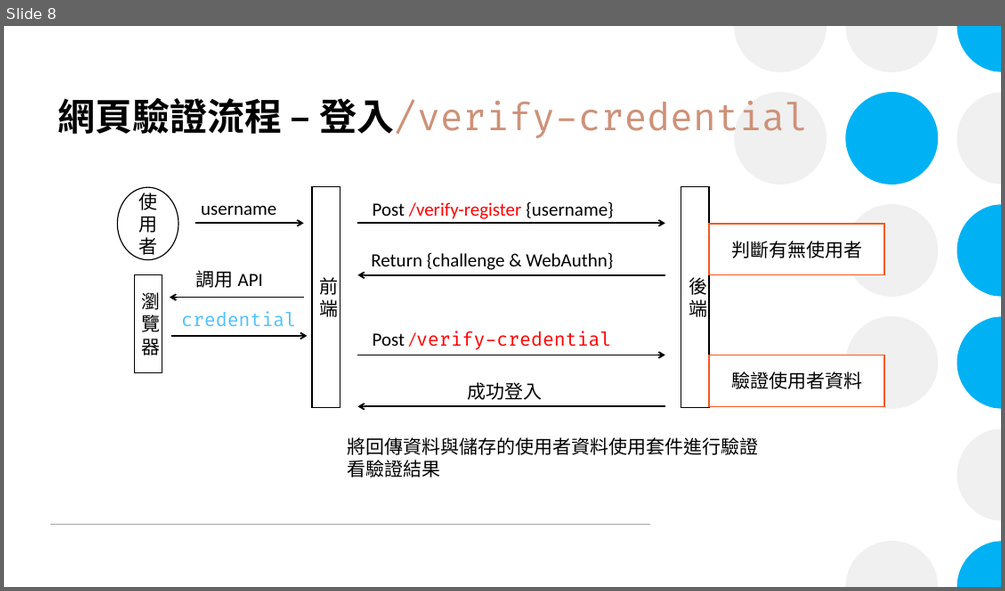
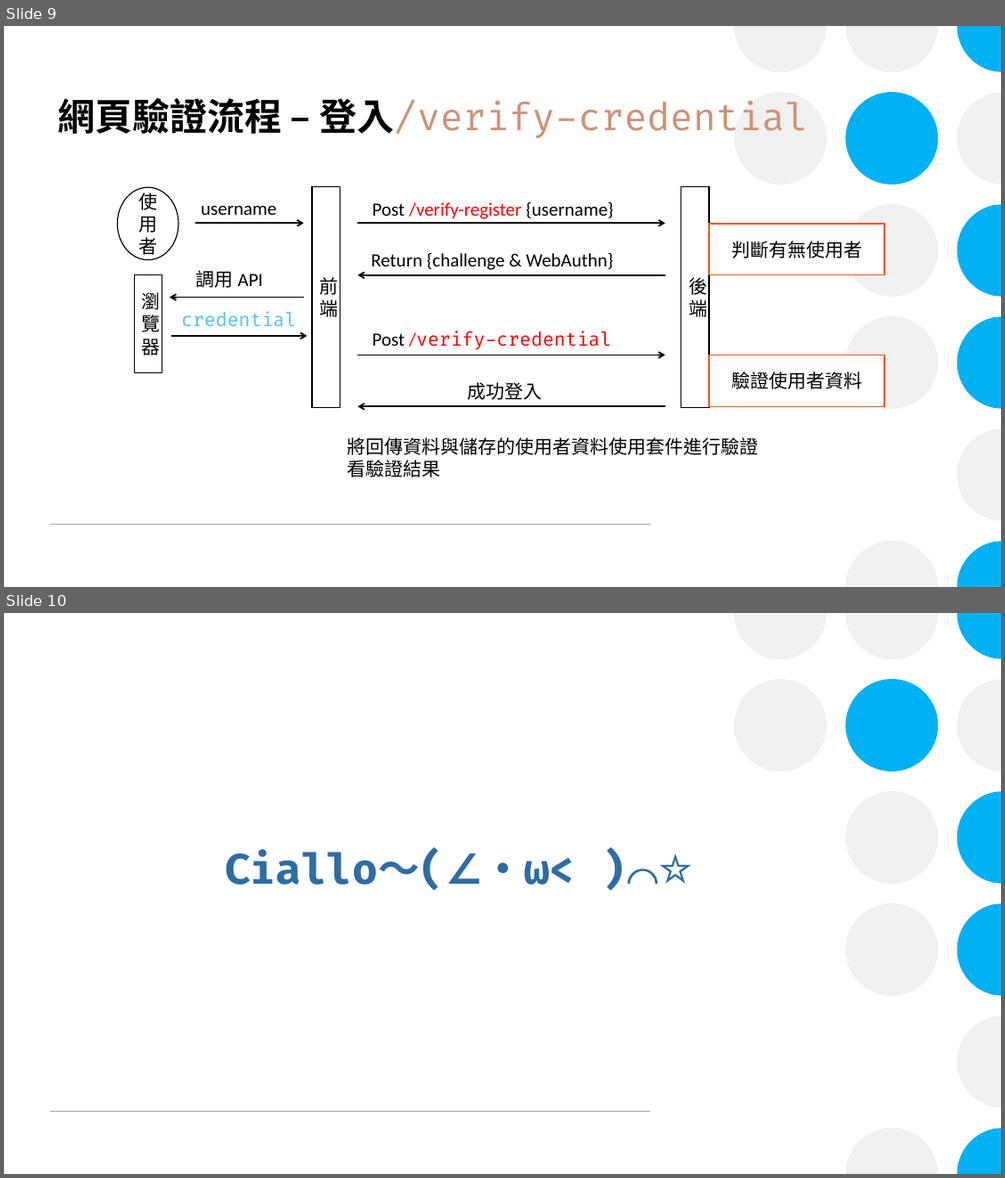
Before and after one commit to xiangerwu/Homework_Fido2, a slide deck: Yubico_Fido2_Demo介紹.pptx. Shown one above the other, each under a label of ours: slide 8 before the commit, slides 9 and 10 after it. The pictures are 1005x591 and 1005x1178 pixels, drawn with LibreOffice and Linux fonts; fonts in the diff are those of the drawing. Boxes give left, top, right and bottom in pixels: in the first picture for what was removed or moved away, otherwise in the second. Text is boxed around its words. In the diff, an @@ line names an element or a change of style, - is before the commit and + after.

```diff
--- a/Yubico_Fido2_Demo介紹.pptx
+++ b/Yubico_Fido2_Demo介紹.pptx
@@ slide 10 added at (4,613,1001,1174), background #FFFFFF; not listed: 14 template elements that a slide beside it also shows @@
@@ text added at (225,851,574,891), 40 pt, text #2E6CA4, bold @@
+Ciallo～(∠・ω< )⌒☆
@@ what was slide 8 is now slide 9 @@
```
Also in this commit, not shown: 1 slide changed, 1 other slide added, 1 other file.
